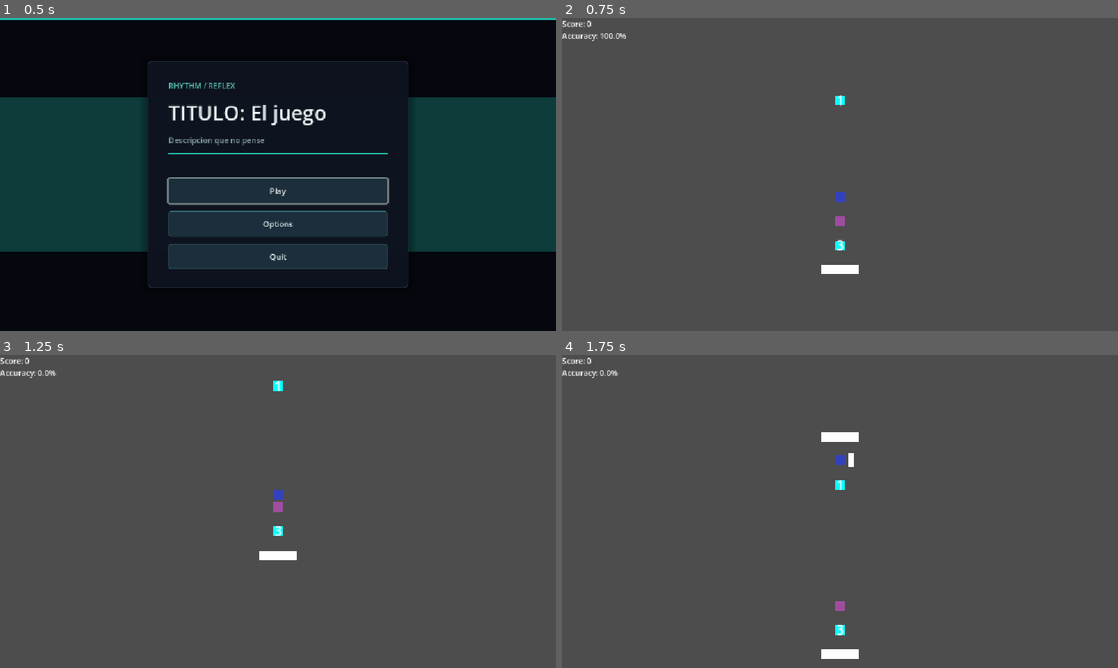
Above: before the commit, frames 1-4 (two rows, left to right).
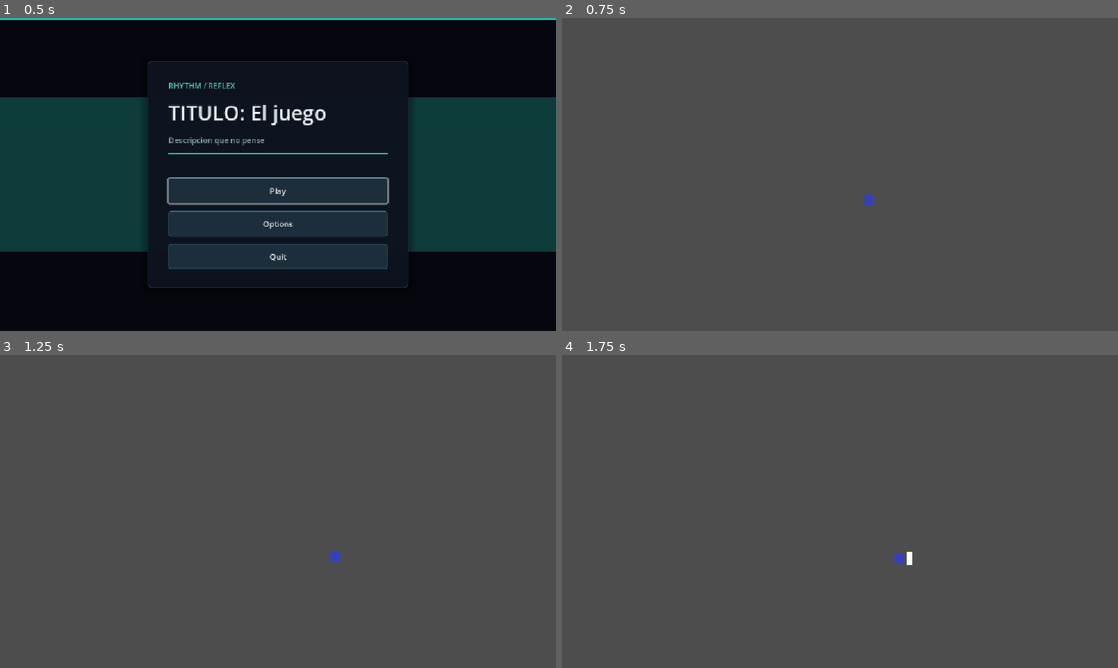
Above: after the commit, the same moments.

Repository: ftambler/godot-rythm-game
Game: Godot game, scene res://scenes/ui/Menu.tscn
Same seed, same stepped clock (60 frames per second), same inputs: the game is played once before the commit and once after it.
Inputs:
- Up to frame 1 (0.5 s): no input
- Up to frame 2 (0.75 s): click "Play" at 0.5 s
- Up to frame 3 (1.25 s): no input
- Up to frame 4 (1.75 s): tap Enter at 1.25 s; hold Right (shield_right) from 1.28 s (still down); hold Space (hit_orb) from 1.28 s (still down)

Frame 1 is identical in both runs. In frame 2, 0.7% of the frame differs, in the area x 0-56%, y 0-82%; in frame 3, 0.7%; in frame 4, 1.0%, in the area x 0-63%, y 0-98%.
Error after the commit: Parse Error: Could not find type "PauseMenu" in the current scope. (res://scripts/Game.gd:10)

Commit message:
Functions for start and end game

Diff:
--- a/scripts/Game.gd
+++ b/scripts/Game.gd
@@ -7,15 +7,21 @@
 @onready var hud: HUD = $HUD
 @onready var level_manager: LevelManager = $LevelManager
 @onready var player: Player = $Player
+@onready var pause_menu: PauseMenu = $PauseMenu
+@onready var level_intro: LevelIntro = $LevelIntro
+@onready var results_screen: ResultsScreen = $ResultsScreen
 
 var level: LevelData
 
 func _ready() -> void:
 	player.hit_registered.connect(score_handler.handle_hit)
 	score_handler.score_updated.connect(update_hud)
+	level_manager.level_finished.connect(_on_level_finished)
+	level_intro.start_requested.connect(_start_level)
+	results_screen.replay_requested.connect(_replay_level)
+	results_screen.menu_requested.connect(_return_to_menu)
 	update_hud(score_handler.get_score(), score_handler.get_accuracy())
 	player.object_hit.connect(level_manager.object_hit)
-
 	_load_level()
 
 
@@ -28,8 +34,8 @@
 	player.position = level.player_position
 	player.movement_direction = PlayerDirection.from_vector(level.player_direction)
 	player.speed_type = level.player_speed
-	level_manager.start_level(level)
-	MusicController.play_music(level.music, level.song_start)
+	get_tree().paused = true
+	level_intro.open(level)
 
 	print("Loaded level!")
 	print("Music: ", level.music)
@@ -39,6 +45,28 @@
 	print("Player speed: ", level.player_speed)
 	print("Objects: ", level.objects.size())
 
+func _start_level() -> void:
+	level_intro.close()
+	pause_menu.set_pause_enabled(true)
+	level_manager.start_level(level)
+	get_tree().paused = false
+	MusicController.play_music(level.music, level.song_start)
+
+func _on_level_finished() -> void:
+	get_tree().paused = true
+	pause_menu.set_pause_enabled(false)
+	results_screen.open(score_handler)
+
+func _replay_level() -> void:
+	get_tree().paused = false
+	await MusicController.stop_music(0.0)
+	get_tree().reload_current_scene()
+
+func _return_to_menu() -> void:
+	get_tree().paused = false
+	await MusicController.stop_music(0.0)
+	get_tree().change_scene_to_file("res://scenes/ui/Menu.tscn")
+
 func update_hud(score: int, accuracy: float) -> void:
 	hud.update_score(score)
 	hud.update_accuracy(accuracy)
